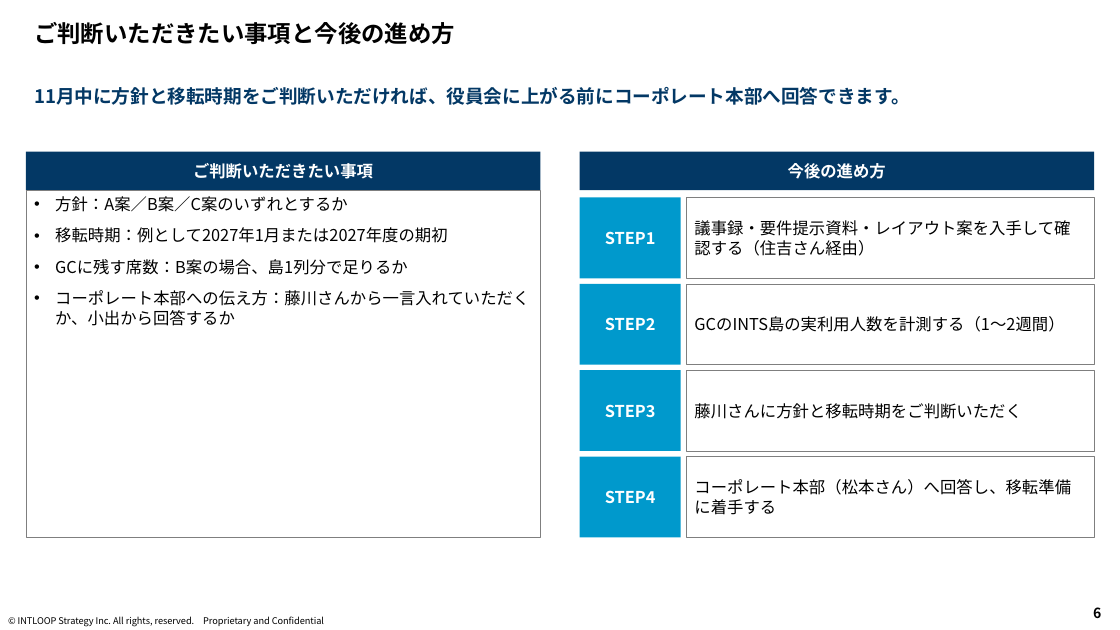
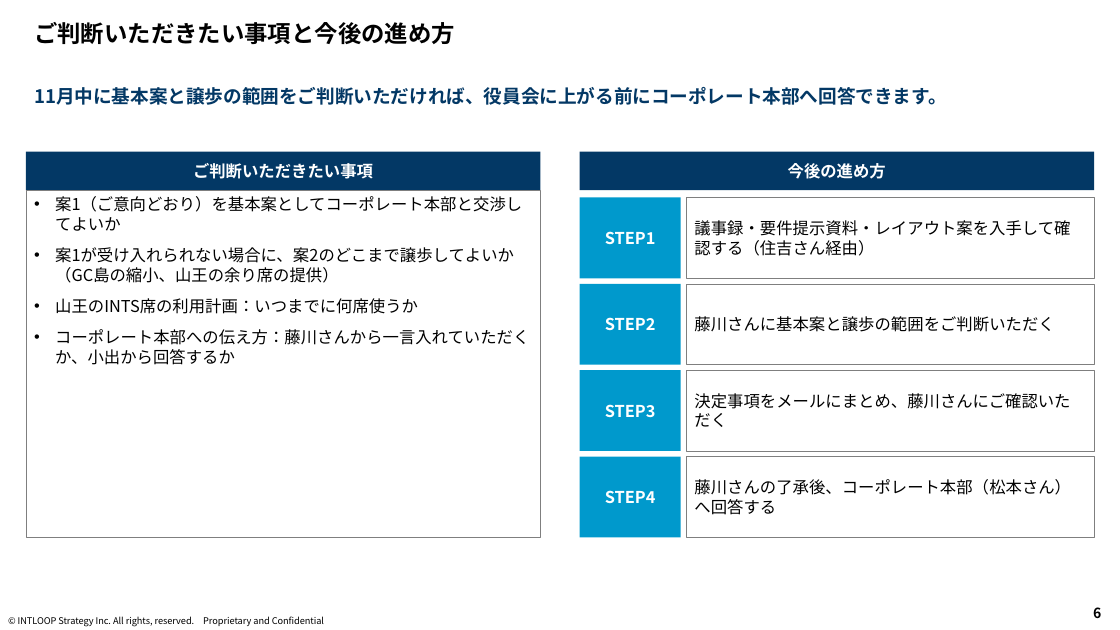
Before and after one commit to mkomko2011/For-AI, a slide deck: slide 6 of output/オフィス利用_現状確認とご相談_藤川さん向け.pptx. Drawn at 1120x630 pixels with LibreOffice and Linux fonts; fonts in the diff are those of the drawing; background and template pictures are left out. Boxes give left, top, right and bottom in pixels: in the first picture for what was removed or moved away, otherwise in the second. Text is boxed around its words. In the diff, an @@ line names an element or a change of style, - is before the commit and + after.

```diff
--- a/output/オフィス利用_現状確認とご相談_藤川さん向け.pptx
+++ b/output/オフィス利用_現状確認とご相談_藤川さん向け.pptx
@@ text at box(34, 87, 947, 105): text changed @@
-11月中に方針と移転時期をご判断いただければ、役員会に上がる前にコーポレート本部へ回答できます。
+11月中に基本案と譲歩の範囲をご判断いただければ、役員会に上がる前にコーポレート本部へ回答できます。
@@ text in rectangle at box(55, 196, 522, 314): text changed @@
-• 方針：A案／B案／C案のいずれとするか
-• 移転時期：例として2027年1月または2027年度の期初
-• GCに残す席数：B案の場合、島1列分で足りるか
+• 案1（ご意向どおり）を基本案としてコーポレート本部と交渉してよいか
+• 案1が受け入れられない場合に、案2のどこまで譲歩してよいか（GC島の縮小、山王の余り席の提供）
+• 山王のINTS席の利用計画：いつまでに何席使うか
@@ text in rectangle at box(694, 316, 1054, 332): text changed @@
-GCのINTS島の実利用人数を計測する（1〜2週間）
+藤川さんに基本案と譲歩の範囲をご判断いただく
@@ text in rectangle at box(694, 393, 1070, 427): text changed @@
-藤川さんに方針と移転時期をご判断いただく
+決定事項をメールにまとめ、藤川さんにご確認いただく
@@ text in rectangle at box(694, 479, 1071, 515): text changed @@
-コーポレート本部（松本さん）へ回答し、移転準備に着手する
+藤川さんの了承後、コーポレート本部（松本さん）へ回答する
```
Also in this commit, not shown: 3 other slides changed.
